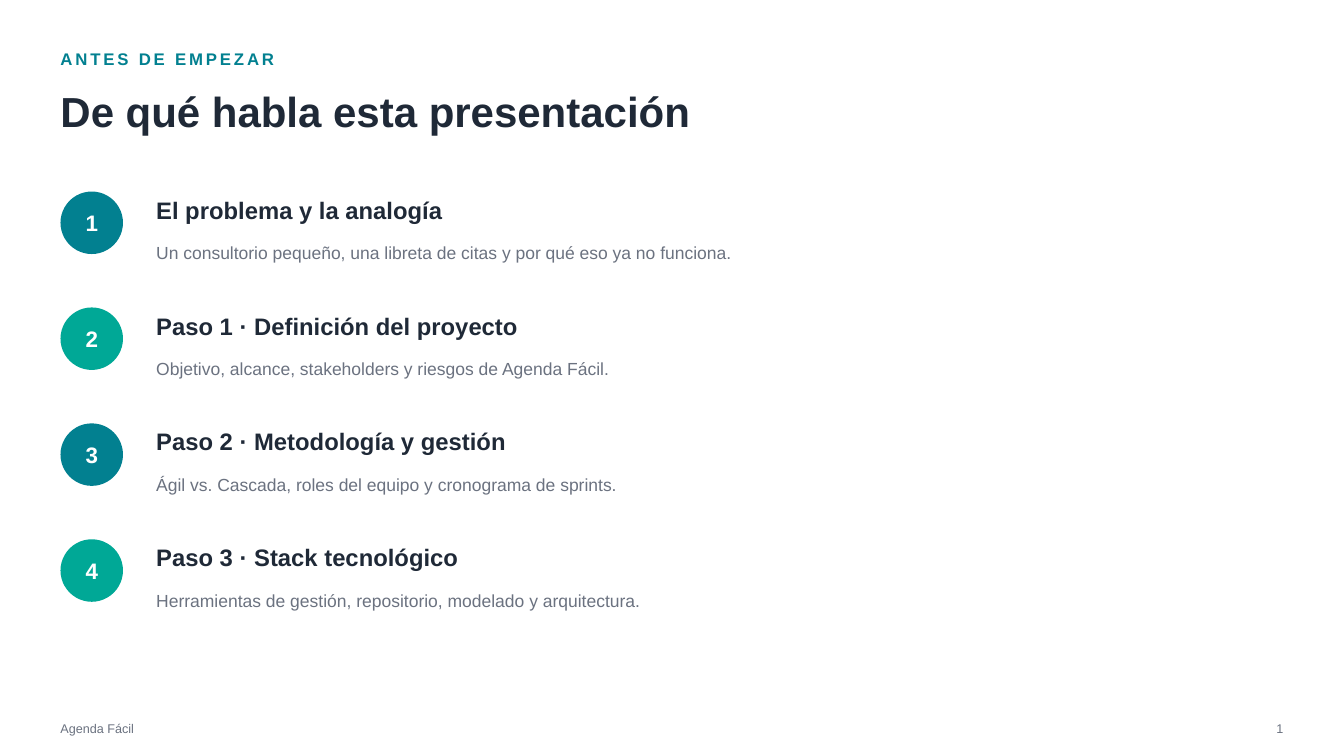
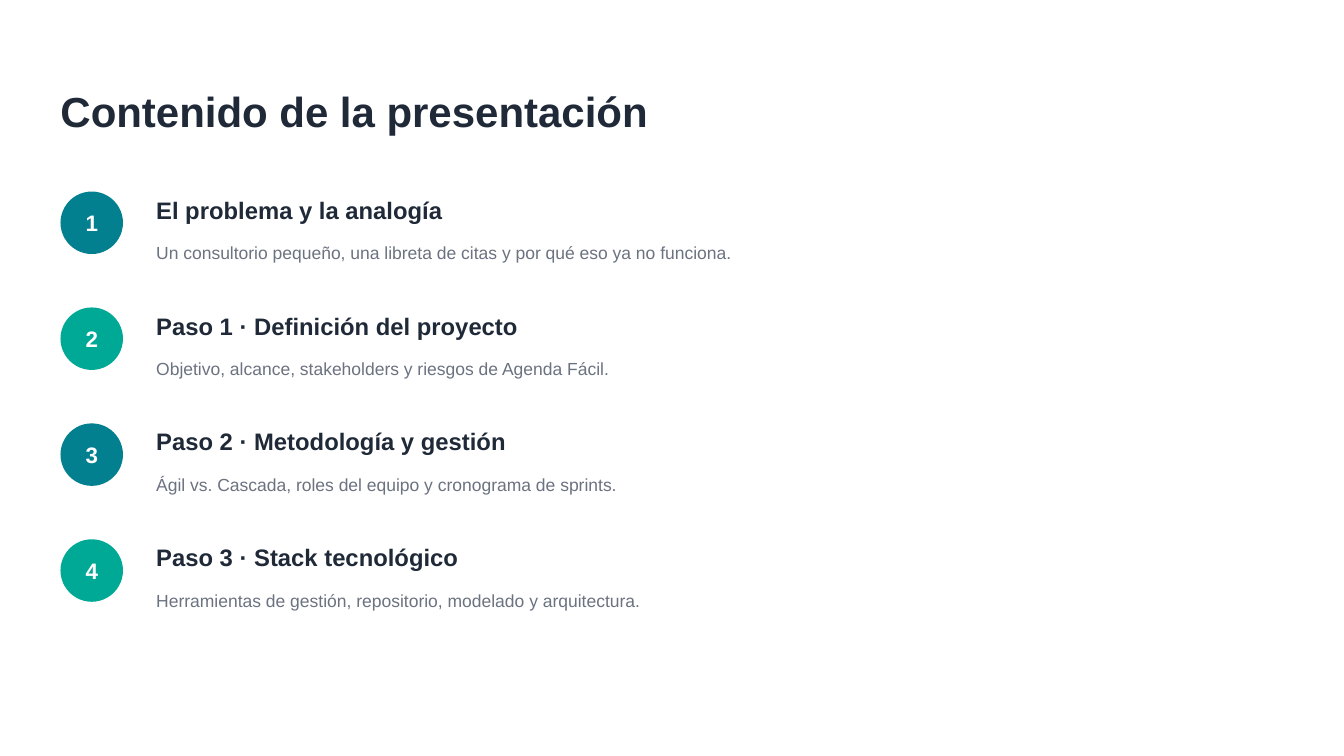
Before and after one commit to sealqui/agenda-facil, a slide deck: slide 2 of Agenda_Facil_Presentacion.pptx. Drawn at 1344x756 pixels with LibreOffice and Linux fonts; fonts in the diff are those of the drawing. Boxes give left, top, right and bottom in pixels: in the first picture for what was removed or moved away, otherwise in the second. Text is boxed around its words. In the diff, an @@ line names an element or a change of style, - is before the commit and + after.

```diff
--- a/Agenda_Facil_Presentacion.pptx
+++ b/Agenda_Facil_Presentacion.pptx
@@ text removed at [60,53,274,65] @@
-ANTES DE EMPEZAR
@@ text at [60,96,648,135]: text changed @@
-De qué habla esta presentación
+Contenido de la presentación
@@ text removed at [60,723,134,736] @@
-Agenda Fácil
@@ text removed at [1276,724,1283,733] @@
-1
```
Also in this commit, not shown: 15 other slides changed, 1 other file.
